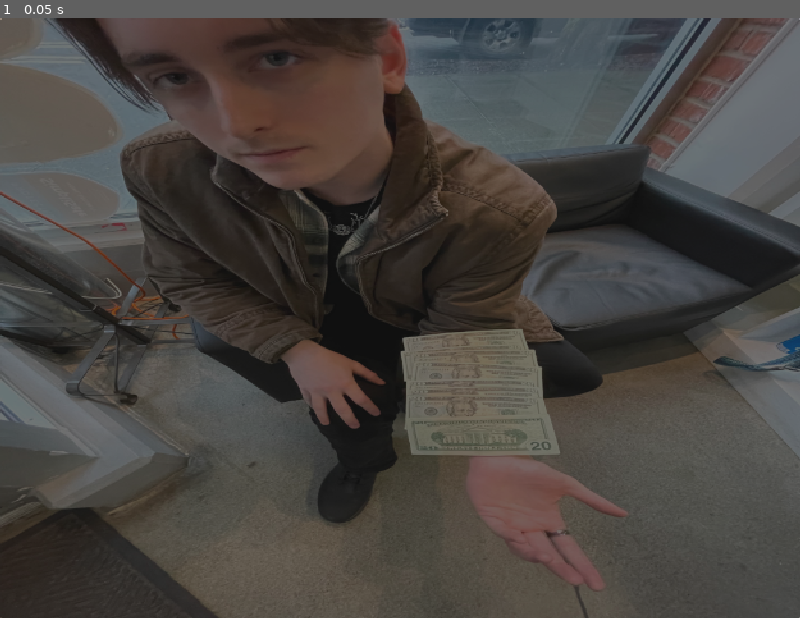
Above: before the commit, frame 1.
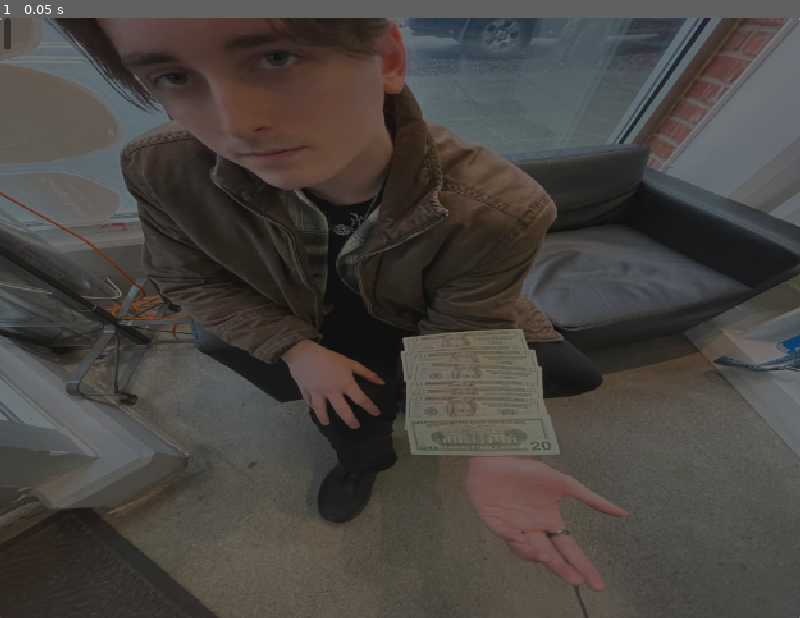
Above: after the commit, the same moment.

Repository: mccajd/Quintessential
Game: Godot game, scene res://Scenes/keybind_menu.tscn
Same seed, same stepped clock (60 frames per second), same inputs: the game is played once before the commit and once after it. This scene is started directly instead of the project's main scene.
Inputs:
- Up to frame 1 (0.05 s): no input

The runs differ from the first frame. In frame 1, less than 0.1% of the frame differs, in the area x 0-2%, y 0-6%.

Commit message:
Created a basis for the input mapper

Diff:
--- /dev/null
+++ b/Scenes/input_mapper.tscn
@@ -0,0 +1,20 @@
+[gd_scene format=3 uid="uid://b2gjeccui5vvq"]
+
+[node name="InputMapper" type="Control"]
+layout_mode = 3
+anchors_preset = 15
+anchor_right = 1.0
+anchor_bottom = 1.0
+grow_horizontal = 2
+grow_vertical = 2
+
+[node name="HBoxContainer" type="HBoxContainer" parent="."]
+layout_mode = 0
+offset_right = 40.0
+offset_bottom = 40.0
+
+[node name="Label" type="Label" parent="HBoxContainer"]
+layout_mode = 2
+
+[node name="Button" type="Button" parent="HBoxContainer"]
+layout_mode = 2
--- a/Scenes/keybind_menu.tscn
+++ b/Scenes/keybind_menu.tscn
@@ -1,6 +1,7 @@
-[gd_scene load_steps=2 format=3 uid="uid://cytg7021gl6m8"]
+[gd_scene load_steps=3 format=3 uid="uid://cytg7021gl6m8"]
 
 [ext_resource type="Texture2D" uid="uid://bhvd63j5t5usx" path="res://assets/temp_menu.png" id="1_uyip4"]
+[ext_resource type="PackedScene" uid="uid://b2gjeccui5vvq" path="res://Scenes/input_mapper.tscn" id="2_piyya"]
 
 [node name="KeybindMenu" type="Control"]
 layout_mode = 3
@@ -24,5 +25,5 @@
 [node name="VBoxContainer" type="VBoxContainer" parent="TextureRect/PanelContainer"]
 layout_mode = 2
 
-[node name="HBoxContainer" type="HBoxContainer" parent="TextureRect/PanelContainer/VBoxContainer"]
+[node name="InputMapper" parent="TextureRect/PanelContainer/VBoxContainer" instance=ExtResource("2_piyya")]
 layout_mode = 2
